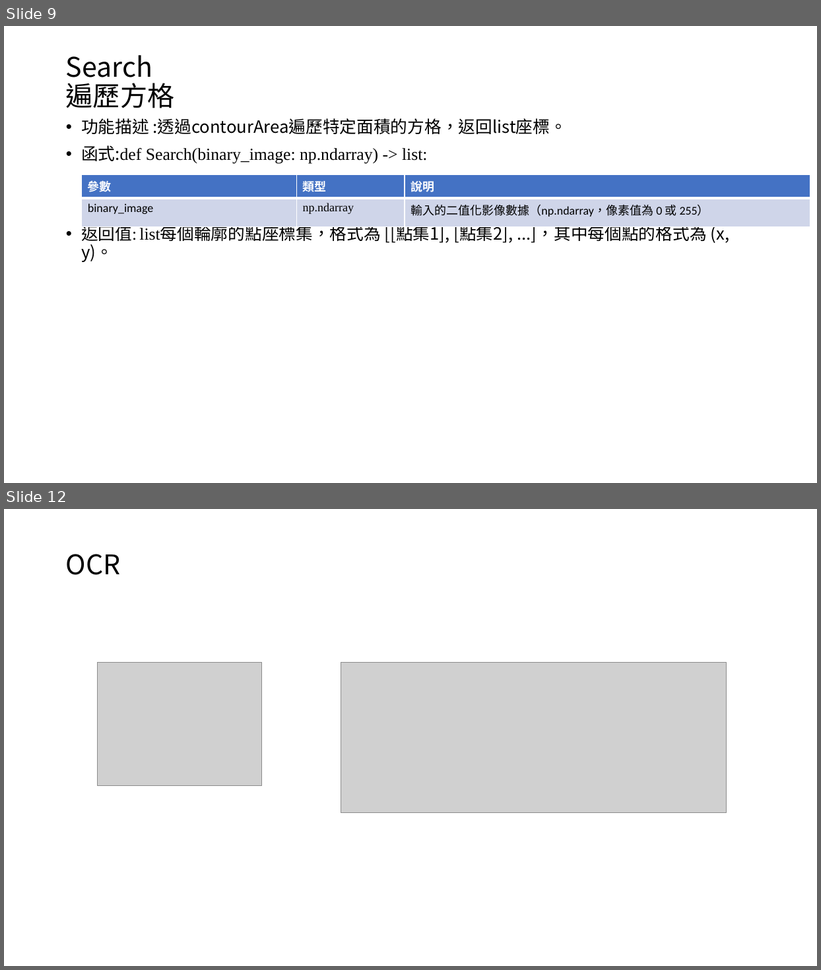
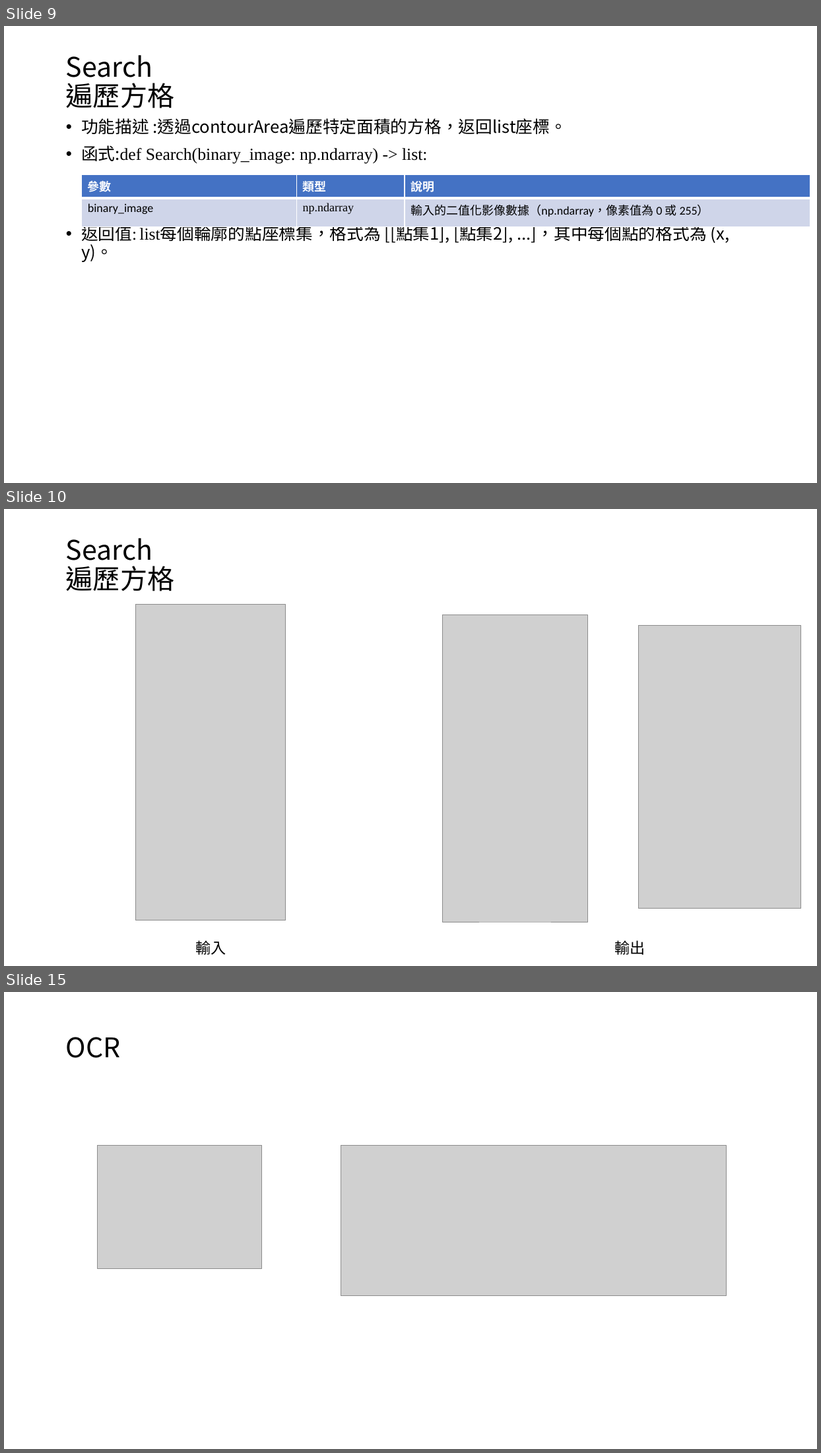
Before and after one commit to austin9328/Embedded_system, a slide deck: final_project/影像辨識 final_project.pptx. Shown one above the other, each under a label of ours: slides 9 and 12 before the commit, slides 9, 10 and 15 after it; the slides between them are not shown. The pictures are 821x970 and 821x1453 pixels, drawn with LibreOffice and Linux fonts; fonts in the diff are those of the drawing; grey boxes stand for pictures. Boxes give left, top, right and bottom in pixels: in the first picture for what was removed or moved away, otherwise in the second. Text is boxed around its words. In the diff, an @@ line names an element or a change of style, - is before the commit and + after.

```diff
--- a/final_project/影像辨識 final_project.pptx
+++ b/final_project/影像辨識 final_project.pptx
@@ slide 10 added at <box>4,509,817,966</box>, background #FFFFFF @@
@@ title added at <box>66,538,174,591</box>, 32 pt, text #000000 @@
+Search
+遍歷方格
@@ picture added at <box>136,605,285,921</box> @@
@@ picture added at <box>443,615,587,923</box> @@
@@ picture added at <box>638,626,801,908</box> @@
@@ text added at <box>196,941,226,955</box>, 18 pt, text #000000 @@
+輸入
@@ text added at <box>614,941,645,955</box>, 18 pt, text #000000 @@
+輸出
@@ what was slide 12 is now slide 15 @@
```
Also in this commit, not shown: 4 slides changed, 5 other slides added, 3 slides removed, 29 other files.
